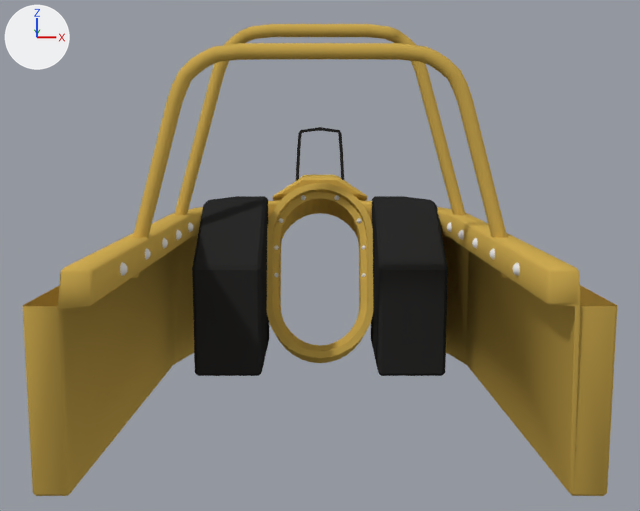
An edit to the Blender file Assets/Models/Vehicles/Guns/cockpit_a.blend, drawn before and after from the same camera.
Before and after are seen from a 50 mm lens placed at (0.0, -8.69, 0.42), pointed at (0.0, 1.06, -1.16). Arrows for +X, +Y and +Z are at upper left; the lights stay in place.
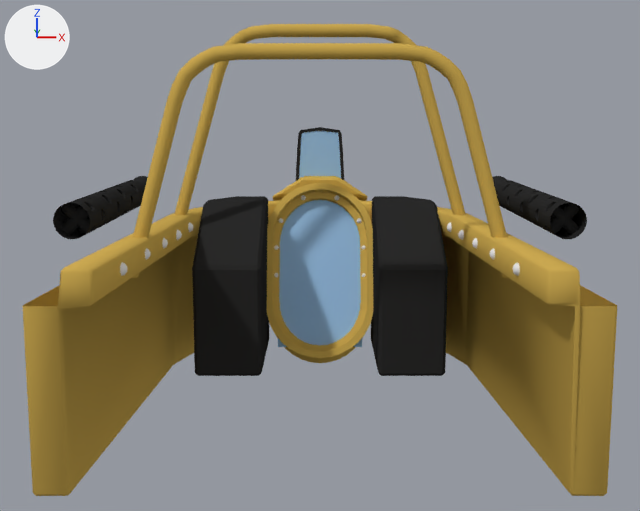
Diff of the bpy script that builds the scene:
```diff
--- a/Assets/Models/Vehicles/Guns/cockpit_a.blend.py
+++ b/Assets/Models/Vehicles/Guns/cockpit_a.blend.py
@@ mat_material @@
+mat_material = diffuse_material('Material')
+mat_material.base_color = (0.323, 0.541, 0.8)  # blue #9ac2e7
@@ me_cylinder_002 @@
+me_cylinder_002.from_pydata(...)  # 2160 vertices, 1560 faces; spans x 2.14..2.49, y 0.42..0.77, z -0.45..2.96
+me_cylinder_002.materials.append(mat_material_003)  # black #2c2c2c
@@ me_plane @@
+me_plane.from_pydata([(-0.328, -0.668, 0.0), (0.328, -0.668, 0.0), (-0.256, 0.15, 0.0), (0.256, 0.15, 0.0)], [], [(0, 1, 3, 2)])
+me_plane.materials.append(mat_material)  # blue #9ac2e7
@@ me_plane_002 @@
+me_plane_002.from_pydata([(-0.1, -1.0, -0.12), (0.1, -1.0, -0.12), (-0.1, 0.98, -0.12), (0.1, 0.98, -0.12), (-0.26, -1.0, -0.12), (0.26, -1.0, -0.12), (-0.26, 0.93, -0.12), (0.26, 0.93, -0.12), (-0.54, -1.0, -0.12), (0.54, -1.0, -0.12), (-0.54, 0.65, -0.12), (0.54, 0.65, -0.12)], [], [(0, 1, 3, 2), (3, 1, 5, 7), (0, 2, 6, 4), (7, 5, 9, 11), (4, 6, 10, 8)])
+me_plane_002.materials.append(mat_material)  # blue #9ac2e7
@@ ob_cylinder_001 @@
+ob_cylinder_001 = bpy.data.objects.new('Cylinder.001', me_cylinder_002)
+ob_cylinder_001.location = (0.0, 0.0, 0.0)
+ob_cylinder_001.rotation_euler = (-1.571, 0.0, 0.0)  # degrees (-90, 0, 0)
+_m = ob_cylinder_001.modifiers.new('Mirror', 'MIRROR')
@@ ob_plane @@
+ob_plane = bpy.data.objects.new('Plane', me_plane)
+ob_plane.location = (0.0, 3.66, 0.0)
+ob_plane.rotation_euler = (1.571, 0.0, 0.0)  # degrees (90, 0, 0)
@@ ob_plane_001 @@
+ob_plane_001 = bpy.data.objects.new('Plane.001', me_plane_002)
+ob_plane_001.location = (0.0, 2.49, -1.55)
+ob_plane_001.rotation_euler = (1.226, 0.0, 0.0)  # degrees (70, 0, 0)
```

What differs and where, as boxes [x1, y1, x2, y2] in the pictures (640 x 511 px):
'Plane.001', added (blue): after [278, 200, 362, 347]
'Cylinder.001', added (black): after [53, 176, 587, 239]
'Plane', added (blue): after [299, 131, 341, 179]
